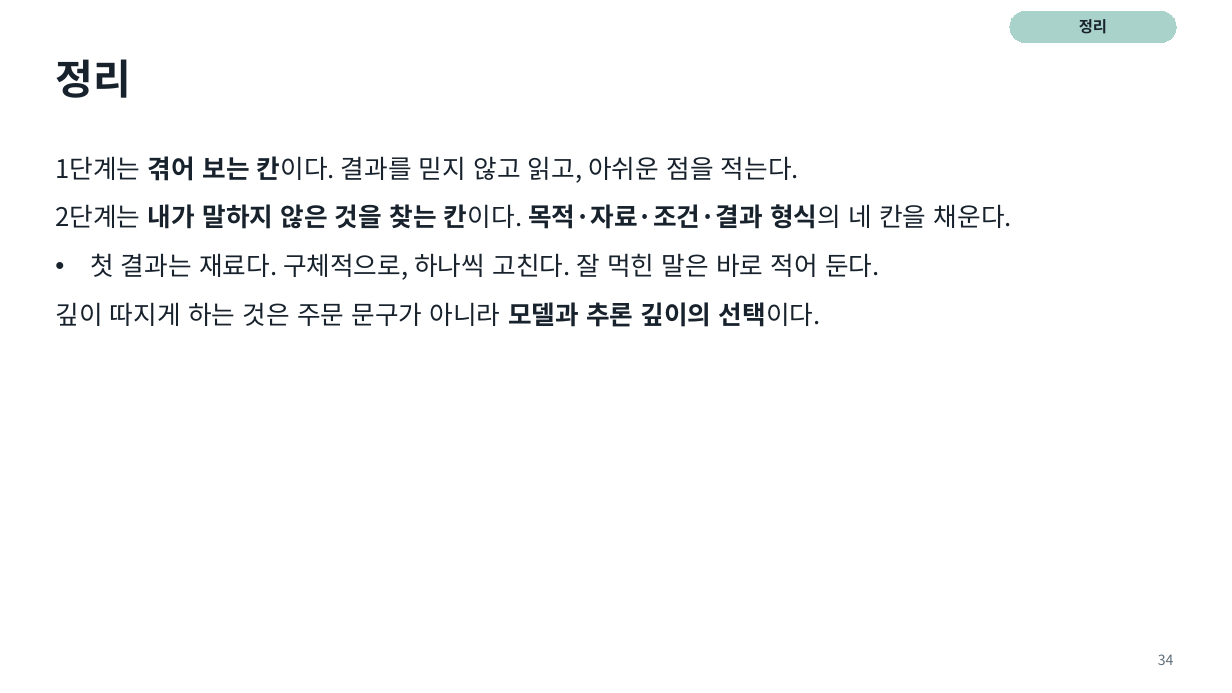
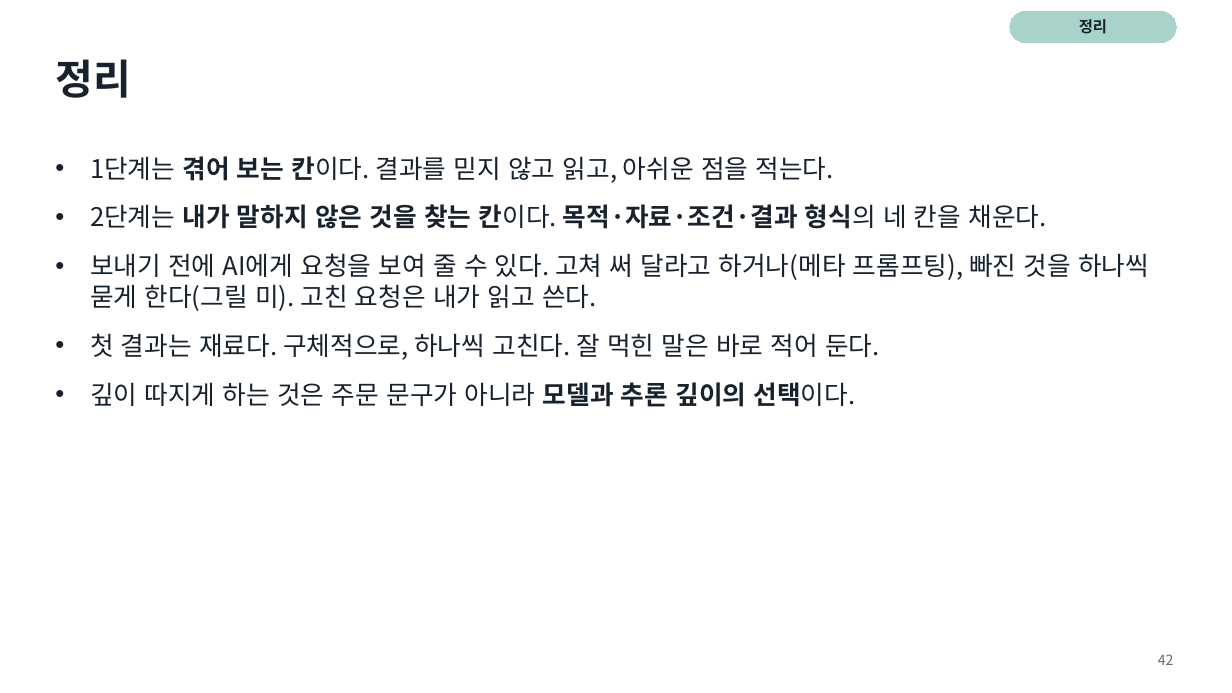
Before and after one commit to aplaxas/AI-Harness, a slide deck: slide 42 of courses/ai-for-work/2-week/decks/2주차-AI와-일하는-법.pptx (slide 34 before the commit). Drawn at 1232x693 pixels with LibreOffice and Linux fonts; fonts in the diff are those of the drawing. Boxes give left, top, right and bottom in pixels: in the first picture for what was removed or moved away, otherwise in the second. Text is boxed around its words. In the diff, an @@ line names an element or a change of style, - is before the commit and + after.

```diff
--- a/courses/ai-for-work/2-week/decks/2주차-AI와-일하는-법.pptx
+++ b/courses/ai-for-work/2-week/decks/2주차-AI와-일하는-법.pptx
@@ text at (90, 253, 1149, 311): paragraph added @@
+• 보내기 전에 AI에게 요청을 보여 줄 수 있다. 고쳐 써 달라고 하거나(메타 프롬프팅), 빠진 것을 하나씩 묻게 한다(그릴 미). 고친 요청은 내가 읽고 쓴다.
@@ page number at (1158, 654, 1174, 665): text changed @@
-34
+42
```
Also in this commit, not shown: 3 other slides changed, 24 slides added, 8 other files.
